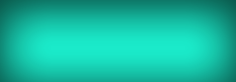
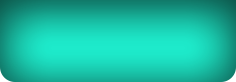
Comparing the layer stacks of the two 236×82 images. Changes:
painted on "login button" over box(0, 67, 236, 82)
hid "Camada 1" over box(0, 0, 236, 82)
